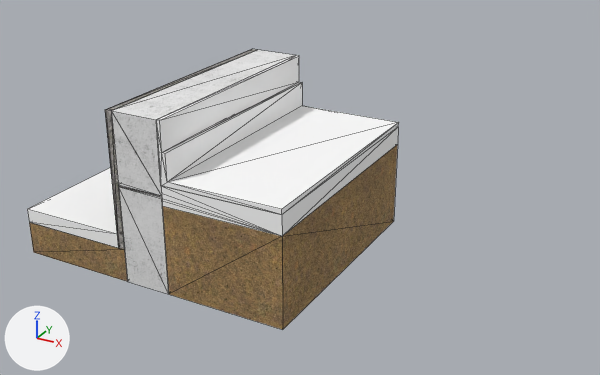
One commit to the glTF model public/models/wall/faced-plinth/faced-plinth.glb: the scene before it, then after it.
Camera for both pictures: a camera (50 mm lens) standing at (1.82, -2.59, 1.64) and looking at (0.27, 0.23, 0.24). Lighting does not change. The marker at lower left points along +X, +Y and +Z. The picture after the commit comes second. Mesh edges are drawn as thin lines. Objects named as collision shapes, trigger or cutter boxes, shadow casters or lower levels of detail are left out. Where no turn or scale is listed for an object, it has been applied to the vertices. Vertices at exactly the same position are counted once.

Objects in the first picture: '其余', '垫层', '墙体', '室内外回填土', '贴面', '防潮层'.
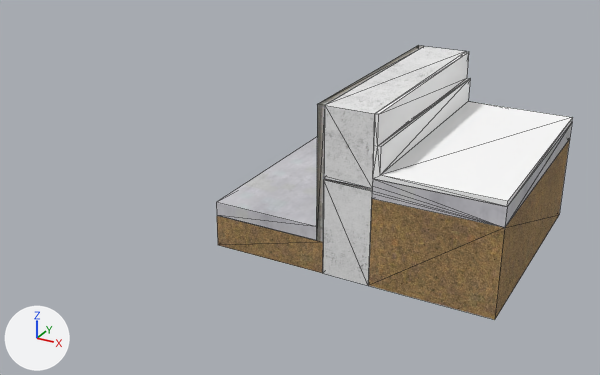
Changed parts and their boxes (x1, y1, x2, y2) in the pictures (600 x 375 px):
'室内外回填土', moved: before (29, 145, 397, 330); after (217, 139, 570, 320)
'其余', moved: before (156, 55, 399, 215); after (373, 51, 573, 206)
'墙体', moved: before (111, 50, 295, 294); after (323, 46, 466, 285)
'垫层', recoloured, moved: before (27, 127, 398, 248); after (216, 122, 572, 240)
'贴面', moved: before (105, 49, 257, 250); after (316, 45, 424, 242)
'防潮层', moved: before (118, 185, 162, 197); after (324, 179, 372, 190)

Diff of the bpy script that builds the scene:
```diff
--- a/public/models/wall/faced-plinth/faced-plinth.glb.py
+++ b/public/models/wall/faced-plinth/faced-plinth.glb.py
@@ img_polished_concrete_new @@
+img_polished_concrete_new = load_image('Polished_Concrete_New', '_unpacked/Polished_Concrete_New', 443, 443, 'sRGB')
@@ mat_polished_concrete_new_001 @@
+mat_polished_concrete_new_001 = principled_material('Polished_Concrete_New.001')
+mat_polished_concrete_new_001.texture = img_polished_concrete_new
+mat_polished_concrete_new_001.roughness = 1.0
@@ me_贴面 @@
 # used by ob_贴面; location = (-0.638, -0.425, 0.0)
-me_贴面.from_pydata(...)  # 8 vertices, 12 faces; spans x 0.47..0.5, y 0.0..1.0, z 0.14..0.7
+me_贴面.from_pydata(...)  # 8 vertices, 12 faces; spans x -0.015..0.015, y -0.5..0.5, z -0.28..0.28
+# me_贴面 part 1: the whole mesh is moved by (-0.485, -0.5, -0.42)
 me_贴面.materials.append(mat_rough_square_concrete_block)
@@ me_室内外回填土 @@
 # used by ob_室内外回填土; location = (-0.638, -0.425, 0.0)
-me_室内外回填土.from_pydata(...)  # 16 vertices, 24 faces; spans x 0.0..1.2, y 0.0..1.0, z 0.0..0.37
+me_室内外回填土.from_pydata(...)  # 16 vertices, 24 faces; spans x -0.6..0.6, y -0.5..0.5, z -0.127..0.242
+# me_室内外回填土 part 2: the whole mesh is moved by (-0.6, -0.5, -0.127)
 me_室内外回填土.materials.append(mat_groundcover_sand_smooth)
@@ me_墙体 @@
 # used by ob_墙体; location = (-0.638, -0.425, 0.0)
-me_墙体.from_pydata(...)  # 18 vertices, 28 faces; spans x 0.5..0.7, y 0.0..1.0, z 0.0..0.7
+me_墙体.from_pydata(...)  # 18 vertices, 28 faces; spans x -0.1..0.1, y -0.444..0.556, z -0.382..0.318
+# me_墙体 part 3: the whole mesh is moved by (-0.6, -0.444, -0.382)
 me_墙体.materials.append(mat_polished_concrete_old)
@@ me_垫层 @@
 # used by ob_垫层; location = (-0.638, -0.425, 0.0)
-me_垫层.from_pydata(...)  # 19 vertices, 30 faces; spans x 0.0..1.2, y 0.0..1.0, z 0.14..0.45
-me_垫层.materials.append(mat_frontcolor)  # white #ffffff
+me_垫层.from_pydata(...)  # 19 vertices, 30 faces; spans x -0.609..0.591, y -0.421..0.579, z -0.168..0.142
+# me_垫层 part 5: the whole mesh is moved by (-0.609, -0.421, -0.308)
+me_垫层.materials.append(mat_polished_concrete_new_001)  # picture img_polished_concrete_new
@@ me_其余 @@
 # used by ob_其余; location = (-0.638, -0.425, 0.0)
-me_其余.from_pydata(...)  # 18 vertices, 34 faces; spans x 0.7..1.2, y 0.0..1.0, z 0.45..0.7
+me_其余.from_pydata(...)  # 18 vertices, 34 faces; spans x -0.115..0.385, y -0.526..0.474, z -0.105..0.145
+# me_其余 part 4: the whole mesh is moved by (-0.815, -0.526, -0.555)
 me_其余.materials.append(mat_frontcolor_001)
@@ ob_防潮层 @@
 ob_防潮层 = bpy.data.objects.new('防潮层', me_防潮层)
-ob_防潮层.location = (-0.038, 0.075, 0.407)
+ob_防潮层.location = (0.6, 0.5, 0.407)
@@ ob_贴面 @@
 ob_贴面 = bpy.data.objects.new('贴面', me_贴面)
-ob_贴面.location = (-0.638, -0.425, 0.0)
+ob_贴面.location = (0.485, 0.5, 0.42)
@@ ob_室内外回填土 @@
 ob_室内外回填土 = bpy.data.objects.new('室内外回填土', me_室内外回填土)
-ob_室内外回填土.location = (-0.638, -0.425, 0.0)
+ob_室内外回填土.location = (0.6, 0.5, 0.127)
@@ ob_墙体 @@
 ob_墙体 = bpy.data.objects.new('墙体', me_墙体)
-ob_墙体.location = (-0.638, -0.425, 0.0)
+ob_墙体.location = (0.6, 0.444, 0.382)
@@ ob_垫层 @@
 ob_垫层 = bpy.data.objects.new('垫层', me_垫层)
-ob_垫层.location = (-0.638, -0.425, 0.0)
+ob_垫层.location = (0.609, 0.421, 0.308)
@@ ob_其余 @@
 ob_其余 = bpy.data.objects.new('其余', me_其余)
-ob_其余.location = (-0.638, -0.425, 0.0)
+ob_其余.location = (0.815, 0.526, 0.555)
```
